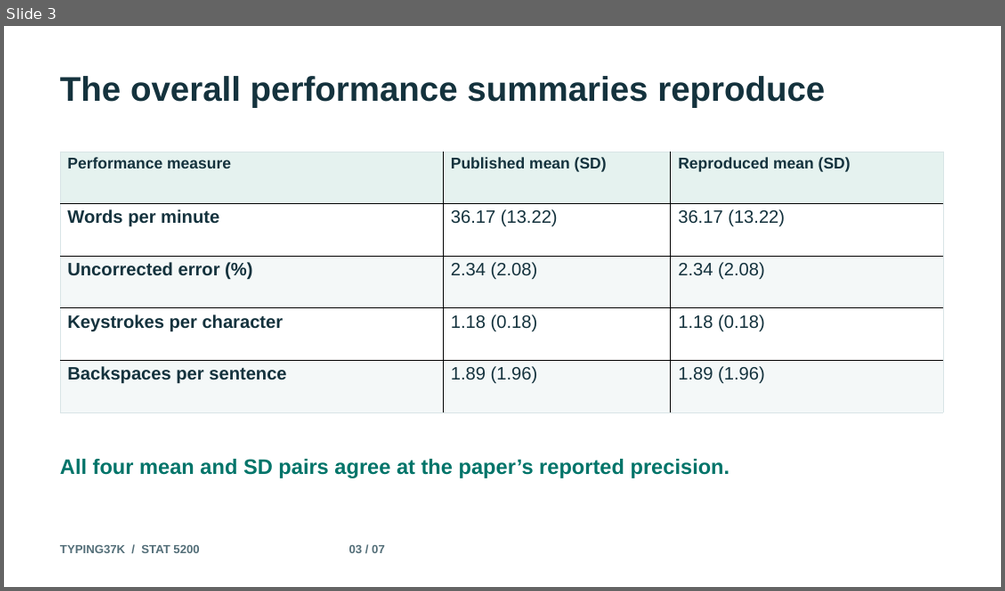
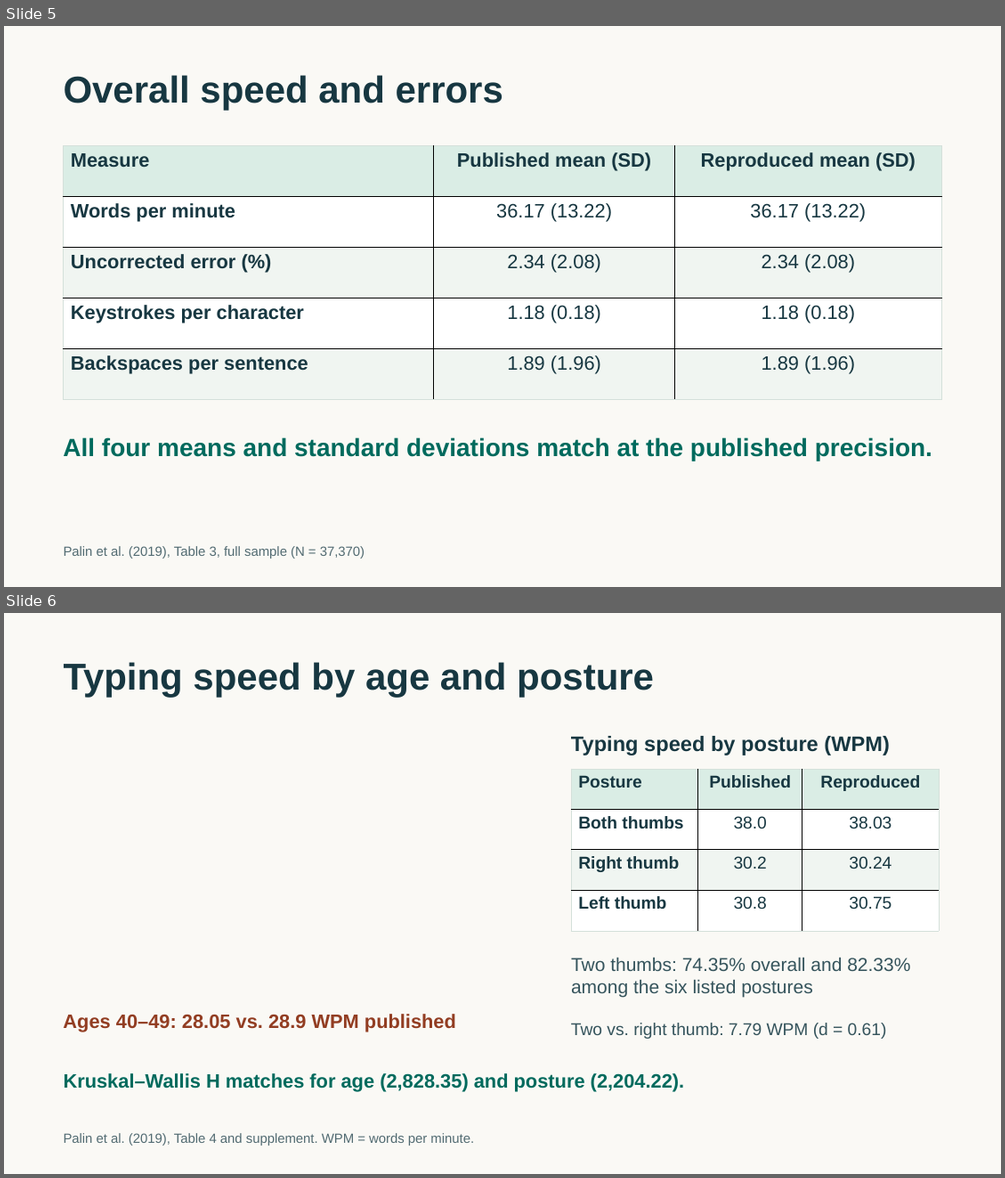
Before and after one commit to supamike2323/typing37k-replication, a slide deck: docs/presentation.pptx. Shown one above the other, each under a label of ours: slide 3 before the commit, slides 5 and 6 after it. The pictures are 1005x591 and 1005x1178 pixels, drawn with LibreOffice and Linux fonts; fonts in the diff are those of the drawing. Boxes give left, top, right and bottom in pixels: in the first picture for what was removed or moved away, otherwise in the second. Text is boxed around its words. In the diff, an @@ line names an element or a change of style, - is before the commit and + after.

```diff
--- a/docs/presentation.pptx
+++ b/docs/presentation.pptx
@@ slide 6 added at (4,613,1001,1174), background #FAF9F5 @@
@@ text added at (64,662,654,698), 36 pt, text #173741, bold @@
+Typing speed by age and posture
@@ text added at (571,736,889,755), 20.2 pt, text #173741, bold @@
+Typing speed by posture (WPM)
@@ table added at (571,769,938,931), 4 rows, 3 columns @@
+Posture | Published | Reproduced
+Both thumbs | 38.0 | 38.03
+Right thumb | 30.2 | 30.24
+Left thumb | 30.8 | 30.75
@@ text added at (571,957,910,997), 18 pt, text #35545C @@
+Two thumbs: 74.35% overall and 82.33% among the six listed postures
@@ text added at (63,1013,456,1032), 18.8 pt, text #923D22, bold @@
+Ages 40–49: 28.05 vs. 28.9 WPM published
@@ text added at (571,1022,887,1038), 16.5 pt, text #35545C @@
+Two vs. right thumb: 7.79 WPM (d = 0.61)
@@ text added at (64,1073,685,1092), 18.8 pt, text #006A5D, bold @@
+Kruskal–Wallis H matches for age (2,828.35) and posture (2,204.22).
@@ text added at (64,1133,474,1145), 12.8 pt, text #526B72 @@
+Palin et al. (2019), Table 4 and supplement. WPM = words per minute.
@@ what was slide 3 is now slide 5 @@
@@ slide 5 changed as well @@
@@ background #FFFFFF to #FAF9F5 @@
@@ text at (64,75,503,111): text changed; size 33 to 36 pt; text colour #14323D to #173741 @@
-The overall performance summaries reproduce
+Overall speed and errors
@@ table at (63,145,942,399) @@
-row 1, column 1: Performance measure
+row 1, column 1: Measure
@@ fill #E5F2EF to #DAEDE5 in row 1 @@
@@ fill #F4F8F8 to #F0F5F1 in 6 cells @@
@@ size 15 to 18.8 pt in "Published mean (SD)", "Reproduced mean (SD)" @@
@@ text colour #14323D to #173741 @@
@@ size 17.2 to 18.8 pt in "Words per minute", "36.17 (13.22)", "36.17 (13.22)", "Uncorrected error (%)" and 8 more places @@
@@ alignment left to centre @@
@@ borders changed @@
@@ table: place and size @@
-table at (60,151,943,412)
+table at (63,145,942,399)
@@ text at (63,437,932,461): text changed; size 20.2 to 24 pt; text colour #007469 to #006A5D @@
-All four mean and SD pairs agree at the paper’s reported precision.
+All four means and standard deviations match at the published precision.
@@ text at (64,546,364,558): text changed; size 11.2 to 12.8 pt; text colour #536E78 to #526B72; bold off @@
-TYPING37K / STAT 5200 03 / 07
+Palin et al. (2019), Table 3, full sample (N = 37,370)
```
Also in this commit, not shown: 6 other slides added, 6 slides removed, 4 other files.
